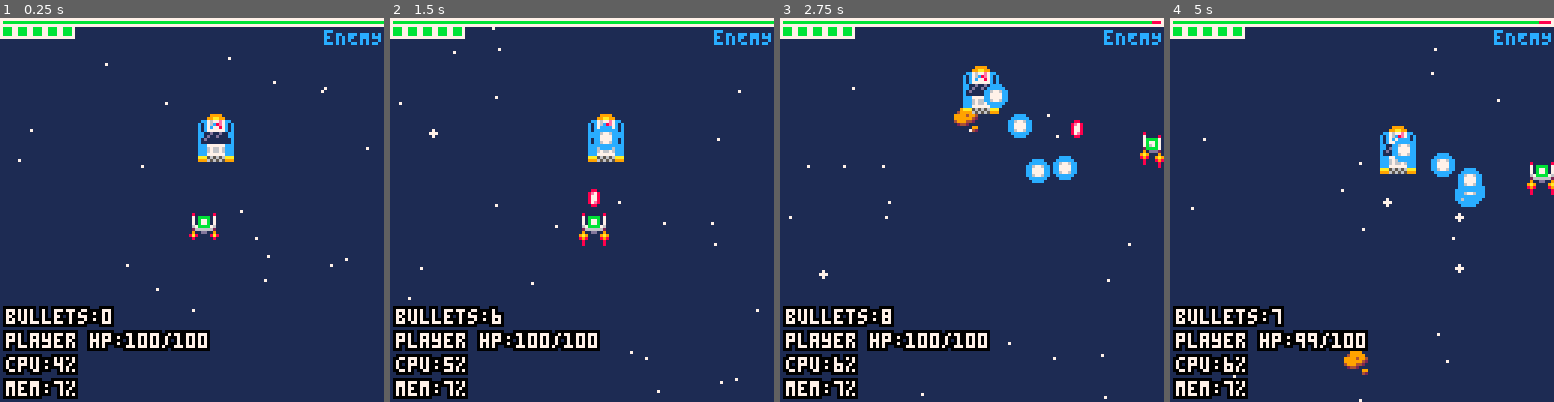
Above: before the commit, frames 1-4 (left to right).
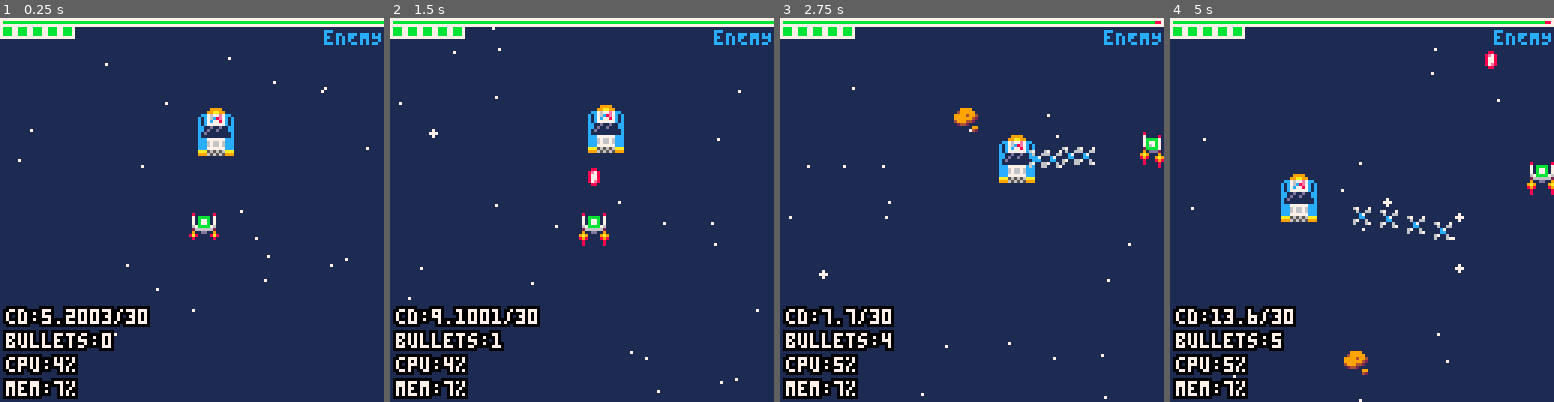
Above: after the commit, the same moments.

Repository: QuentinWidlocher/YogcastJam2020
Game: PICO-8 cartridge game.p8
The game is run twice, just before and just after one commit, with the same random seed, the same clock (stepped at 60 frames per second) and the same inputs.
Inputs:
- Up to frame 1 (0.25 s): no input
- Up to frame 2 (1.5 s): tap X (X key) at 0.33, 1.07 s; tap O (Z key) at 0.7 s
- Up to frame 3 (2.75 s): hold Right 1.6-2.1 s; tap O (Z key) at 1.7, 2.1, 2.5 s; tap X (X key) at 1.85 s; hold Up 2.15-2.42 s; hold Right from 2.47 s (still down)
- Up to frame 4 (5 s): tap O (Z key) every 0.4 s from 2.9 to 4.9 s; tap X (X key) at 2.97, 4.08 s; release Right at 3.03 s; hold Left 3.08-3.58 s; hold Down 3.63-3.97 s; hold Right 4.02-4.68 s; hold Up from 4.73 s (still down)

The runs differ from the first frame. In frame 1, 3.7% of the frame differs, in the area x 0-61%, y 23-87%; in frame 2, 4.3%; in frame 3, 5.5%; in frame 4, 5.7%, in the area x 0-98%, y 0-92%.

Commit message:
:sparkles: Add tweaked Superhot modifier

Diff:
--- a/game.p8
+++ b/game.p8
@@ -31,6 +31,8 @@
 #include src/models/basic-enemy.model.lua
 #include src/models/camera.model.lua
 #include src/models/bg-particle.model.lua
+
+#include src/models/superhot-modifier.model.lua
 
 #include src/init/camera.init.lua
 #include src/init/player.init.lua
--- a/src/draw/debug.draw.lua
+++ b/src/draw/debug.draw.lua
@@ -7,8 +7,10 @@
         {label = "mem", value = ceil((stat(0)/2048)*100).."%"},
         {label = "cpu", value = ceil(stat(1)*100).."%"},
         -- {label = "state", value = STATE},
-        {label = "player hp", value = player.hp.value.."/"..player.hp.max},
+        -- {label = "player hp", value = player.hp.value.."/"..player.hp.max},
         {label = "bullets", value = #bulletPool},
+        {label = "cd", value = enemies[1].shootingType.cooldown.value.."/"..enemies[1].shootingType.cooldown.max},
+        -- {label = "time", value = SuperhotModifier.timeMod},
     }
     for i = 1, #debug do
         local dbg = debug[i]
--- a/src/init/enemies.init.lua
+++ b/src/init/enemies.init.lua
@@ -10,7 +10,8 @@
         x = SCREEN_SIZE / 2,
         y = SCREEN_SIZE / 4,
         shootingType = SuperhotShootingType:new({
-            baseShootingType = HomingShootingType:new()
+            baseShootingType = BulletstreamShootingType:new(),
+            cooldown = { value = 0, max = 30}
         }),
         movingType = SuperhotEnemyMovingType:new(),
     })
--- a/src/models/basic-enemy.model.lua
+++ b/src/models/basic-enemy.model.lua
@@ -7,6 +7,7 @@
 ---@field public bulletPool Bullet[]
 ---@field public shootingType DefaultShootingType
 BasicEnemy = GameObject:new({
+    origSpeed = 1,
     speed = 1,
     dir = getRandomDirection(),
     hp = { value = 100, max = 100 },
@@ -29,7 +30,7 @@
 end
 
 function BasicEnemy:shoot()
-    self.shootingType.cooldown.value = self.shootingType.cooldown.value + 1
+    self.shootingType.cooldown.value = self.shootingType.cooldown.value + self.shootingType.cooldownRate
 
     if self.shootingType.cooldown.value >= self.shootingType.cooldown.max then
 
--- a/src/models/bullet.model.lua
+++ b/src/models/bullet.model.lua
@@ -13,6 +13,7 @@
     playerVersion = true,
 
     speed = 2,
+    origSpeed = 2,
     dir = { x = 0, y = 0 },
     dmg = 1,
 
--- a/src/models/moving-types/superhot-bullet.model.lua
+++ b/src/models/moving-types/superhot-bullet.model.lua
@@ -5,7 +5,6 @@
 })
 
 function SuperhotBulletMovingType:move(bullet)
-    if player:isMoving() then
-        self.baseMovingType:move(bullet)
-    end
+    bullet.speed = bullet.origSpeed * SuperhotModifier.timeMod
+    self.baseMovingType:move(bullet)
 end
--- a/src/models/moving-types/superhot-enemy.model.lua
+++ b/src/models/moving-types/superhot-enemy.model.lua
@@ -5,7 +5,8 @@
 
 ---@param enemy BasicEnemy
 function SuperhotEnemyMovingType:move(enemy)
-    if player:isMoving() then
-        DefaultEnemyMovingType:move(enemy)
-    end
+    enemy.speed = enemy.origSpeed * SuperhotModifier.timeMod
+    enemy.shootingType.cooldownRate = enemy.shootingType.origCooldownRate * SuperhotModifier.timeMod
+
+    DefaultEnemyMovingType:move(enemy)
 end
--- a/src/models/moving-types/superhot-player.model.lua
+++ b/src/models/moving-types/superhot-player.model.lua
@@ -5,5 +5,15 @@
 
 ---@param player Player
 function SuperhotPlayerMovingType:move(player)
+    -- player.speed = player.origSpeed * SuperhotModifier.timeMod
+    player.maxSpeed = player.origMaxSpeed * SuperhotModifier.timeMod
+    player.shootingType.cooldownRate = player.shootingType.origCooldownRate * SuperhotModifier.timeMod
+
     DefaultPlayerMovingType:move(player)
+
+    if player:isMoving() then
+        SuperhotModifier.timeMod = min(SuperhotModifier.timeMod + 0.1, 1)
+    else
+        SuperhotModifier.timeMod = max(SuperhotModifier.timeMod - 0.1, 0.1)
+    end
 end
--- a/src/models/player.model.lua
+++ b/src/models/player.model.lua
@@ -8,6 +8,7 @@
 ---@field public shootingType ShootingType
 Player = GameObject:new({
     top_left_sprite = 1,
+    origSpeed = 2,
     speed = 2,
     w = fromOct(1),
     h = fromOct(1),
@@ -15,6 +16,7 @@
     movingx = false,
     movingy = false,
 
+    origMaxSpeed = 3,
     maxSpeed = 3,
     friction = 1,
     vx = 0,
@@ -67,7 +69,7 @@
 end
 
 function Player:shoot()
-    self.shootingCooldown.value = min(self.shootingCooldown.value + 1, self.shootingCooldown.max)
+    self.shootingCooldown.value = min(self.shootingCooldown.value + self.shootingType.cooldownRate, self.shootingCooldown.max)
 
     if (btn(GAMEPAD.X)) and self.shootingCooldown.value == self.shootingCooldown.max then
 
--- a/src/models/shooting-types/bulletstream.model.lua
+++ b/src/models/shooting-types/bulletstream.model.lua
@@ -17,6 +17,7 @@
 
     for i=1,4 do
         local bulletCopy = shallowCopy(bullet)
+        bulletCopy.origSpeed = i * (2.5/4)
         bulletCopy.speed = i * (2.5/4)
         bulletCopy:addToPool()
     end
--- a/src/models/shooting-types/shooting-type.model.lua
+++ b/src/models/shooting-types/shooting-type.model.lua
@@ -7,7 +7,9 @@
 ShootingType = {
     from = { x = 0, y = 0},
     dir = { x = 0, y = 0},
-    cooldown = { value = 0, max = 10 },
+    cooldown = nil,
+    cooldownRate = 1,
+    origCooldownRate = 1,
     speed = 1,
     sprite = 79,
 
@@ -17,7 +19,7 @@
 ---@param o ShootingType
 ---@return ShootingType
 function ShootingType:new(o)
-	o = o or {}
+    o = o or {}
 	setmetatable(o, self)
 	self.__index = self
 	return o
--- /dev/null
+++ b/src/models/superhot-modifier.model.lua
@@ -0,0 +1,3 @@
+SuperhotModifier = {
+    timeMod = 1, -- percent of time moving
+}
